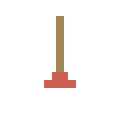
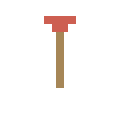
Two versions of the same layered image (w=128, h=128). Layer-by-layer changes:
painted on "Layer 1" over [44,16,76,88]
